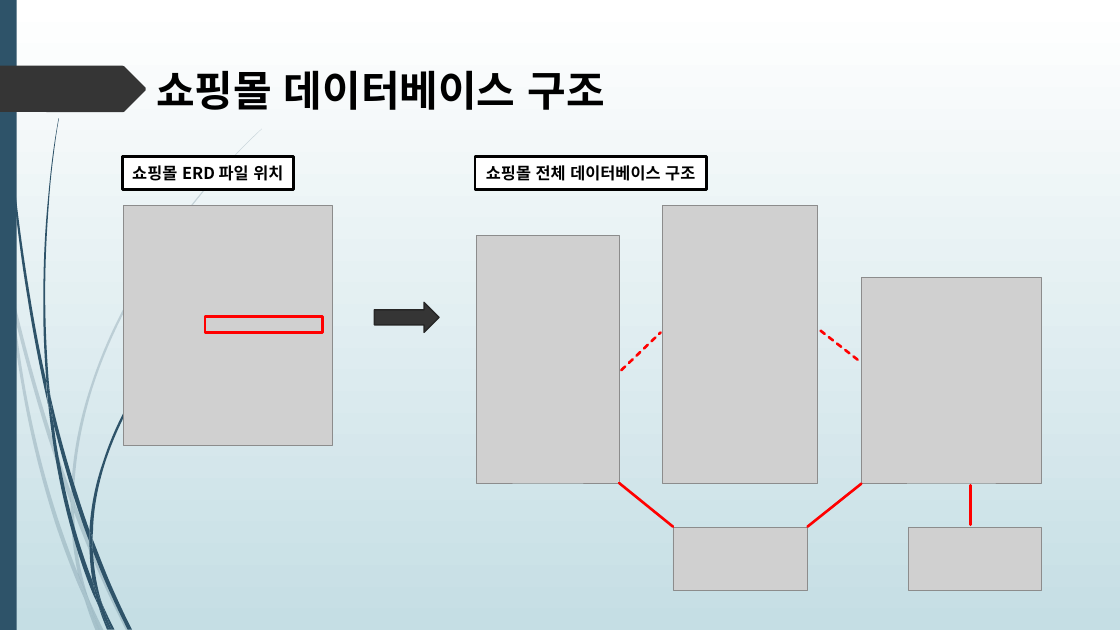
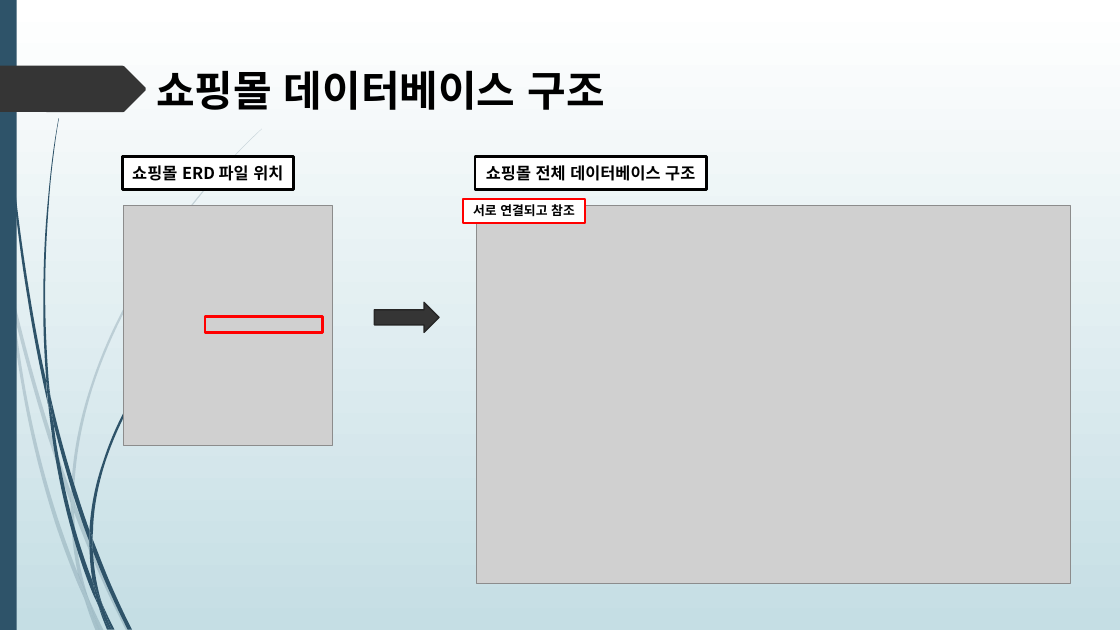
Before and after one commit to himediaai/DongOuk, a slide deck: slide 2 of 쇼핑몰.pptx (slide 4 before the commit). Drawn at 1120x630 pixels with LibreOffice and Linux fonts; fonts in the diff are those of the drawing; grey boxes stand for pictures. Boxes give left, top, right and bottom in pixels: in the first picture for what was removed or moved away, otherwise in the second. Text is boxed around its words. In the diff, an @@ line names an element or a change of style, - is before the commit and + after.

```diff
--- a/쇼핑몰.pptx
+++ b/쇼핑몰.pptx
@@ rectangle added at (x1=463, y1=199, x2=585, y2=223), fill #FFFFFF, outline #FF0000 2.25 pt, 11 pt, text #000000, bold @@
+서로 연결되고 참조
@@ picture added at (x1=476, y1=205, x2=1070, y2=583) @@
@@ picture removed at (x1=663, y1=205, x2=818, y2=483) @@
@@ picture removed at (x1=476, y1=235, x2=619, y2=483) @@
@@ picture removed at (x1=861, y1=277, x2=1041, y2=483) @@
@@ line removed from (622, 371) to (661, 333) @@
@@ line removed from (821, 331) to (860, 361) @@
@@ line removed from (673, 527) to (619, 483) @@
@@ line removed from (807, 527) to (861, 484) @@
@@ line removed from (971, 525) to (971, 486) @@
@@ picture removed at (x1=673, y1=528, x2=807, y2=591) @@
@@ picture removed at (x1=909, y1=528, x2=1042, y2=591) @@
```
Also in this commit, not shown: 3 other slides changed, 6 slides added, 1 slide removed.
